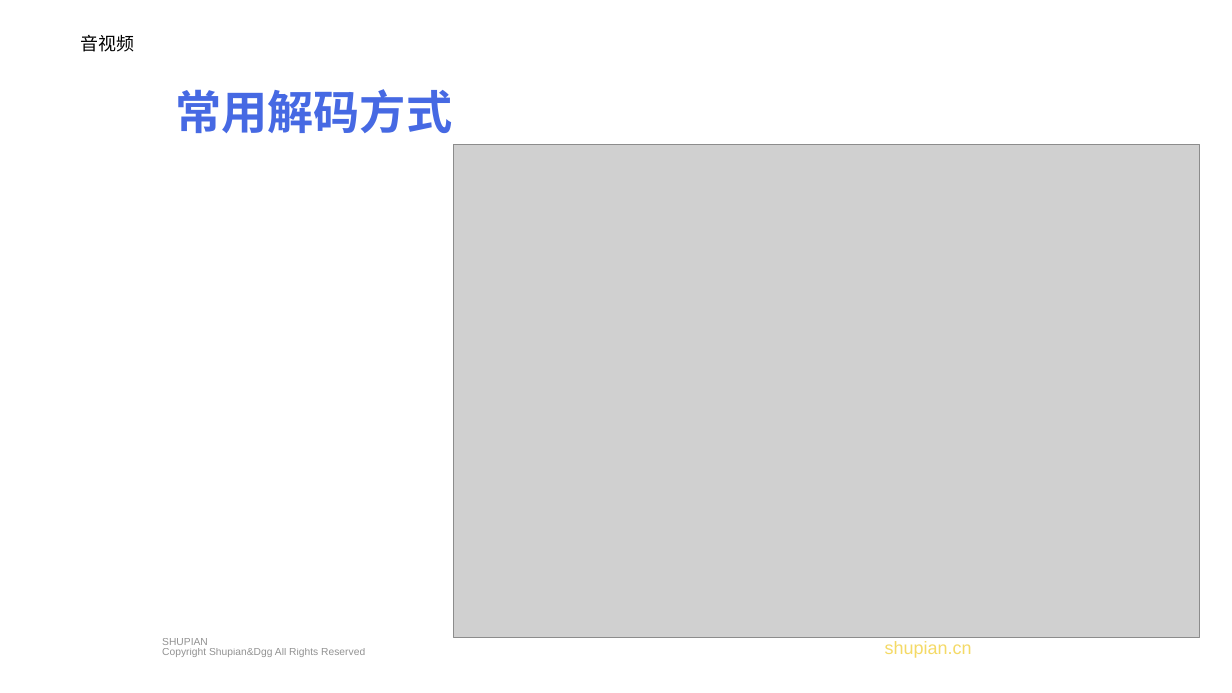
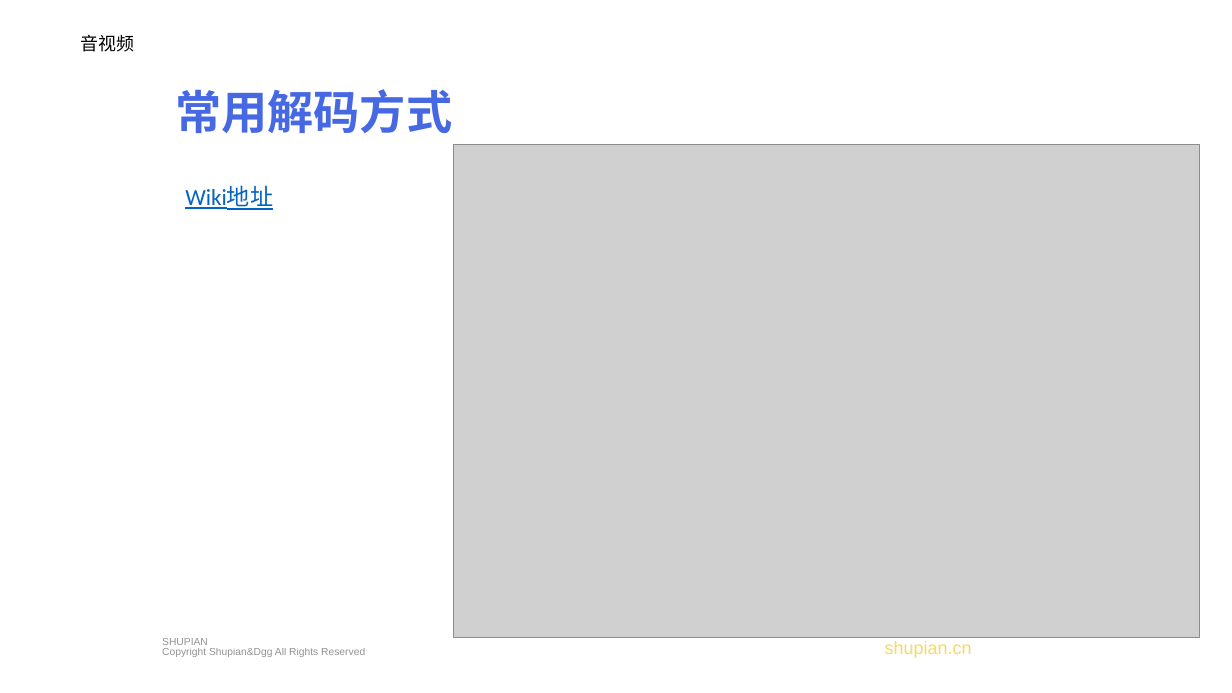
Before and after one commit to xiaowifi/MyNote, a slide deck: slide 5 of blogpage/content/posts/Android/音视频/培训/音视频原理简介.pptx. Drawn at 1232x693 pixels with LibreOffice and Linux fonts; fonts in the diff are those of the drawing; grey boxes stand for pictures; background and template pictures are left out. Boxes give left, top, right and bottom in pixels: in the first picture for what was removed or moved away, otherwise in the second. Text is boxed around its words. In the diff, an @@ line names an element or a change of style, - is before the commit and + after.

```diff
--- a/blogpage/content/posts/Android/音视频/培训/音视频原理简介.pptx
+++ b/blogpage/content/posts/Android/音视频/培训/音视频原理简介.pptx
@@ text added at [185,186,273,210], 18 pt, text #0563C1, underline @@
+Wiki地址
```
Also in this commit, not shown: 3 other slides changed, 2 other files.
